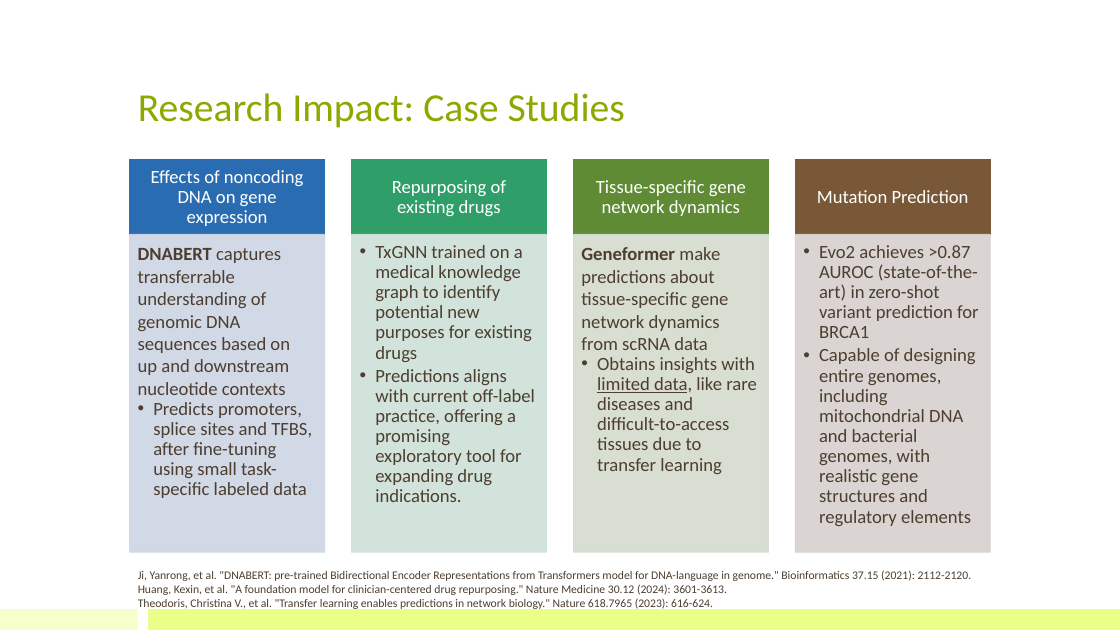
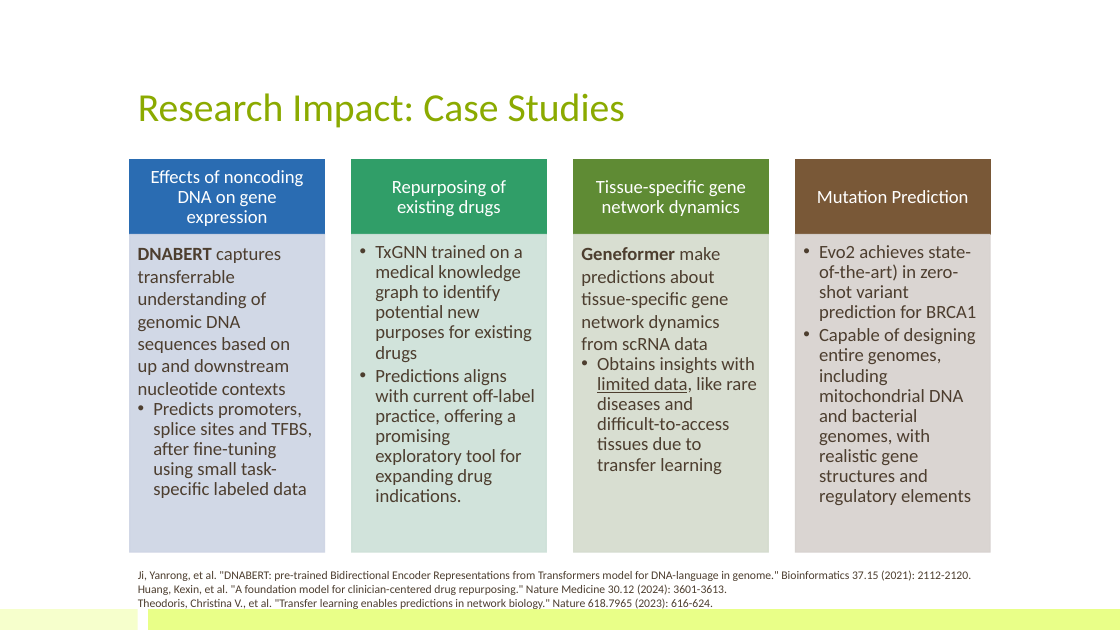
Before and after one commit to bioinfo-kaust/gfm-workshop, a slide deck: slide 17 of lecture_slides/1.day1_before_lunch/lecture_1a_intro_gfm.pptx. Drawn at 1120x630 pixels with LibreOffice and Linux fonts; fonts in the diff are those of the drawing. Boxes give left, top, right and bottom in pixels: in the first picture for what was removed or moved away, otherwise in the second. Text is boxed around its words. In the diff, an @@ line names an element or a change of style, - is before the commit and + after.

```diff
--- a/lecture_slides/1.day1_before_lunch/lecture_1a_intro_gfm.pptx
+++ b/lecture_slides/1.day1_before_lunch/lecture_1a_intro_gfm.pptx
@@ text at bbox=[819, 245, 976, 321]: text changed @@
-  • Evo2 achieves >0.87 AUROC (state-of-the-art) in zero-shot variant prediction for BRCA1
+  • Evo2 achieves state-of-the-art) in zero-shot variant prediction for BRCA1
```
Also in this commit, not shown: 5 other slides changed, 2 other files.
